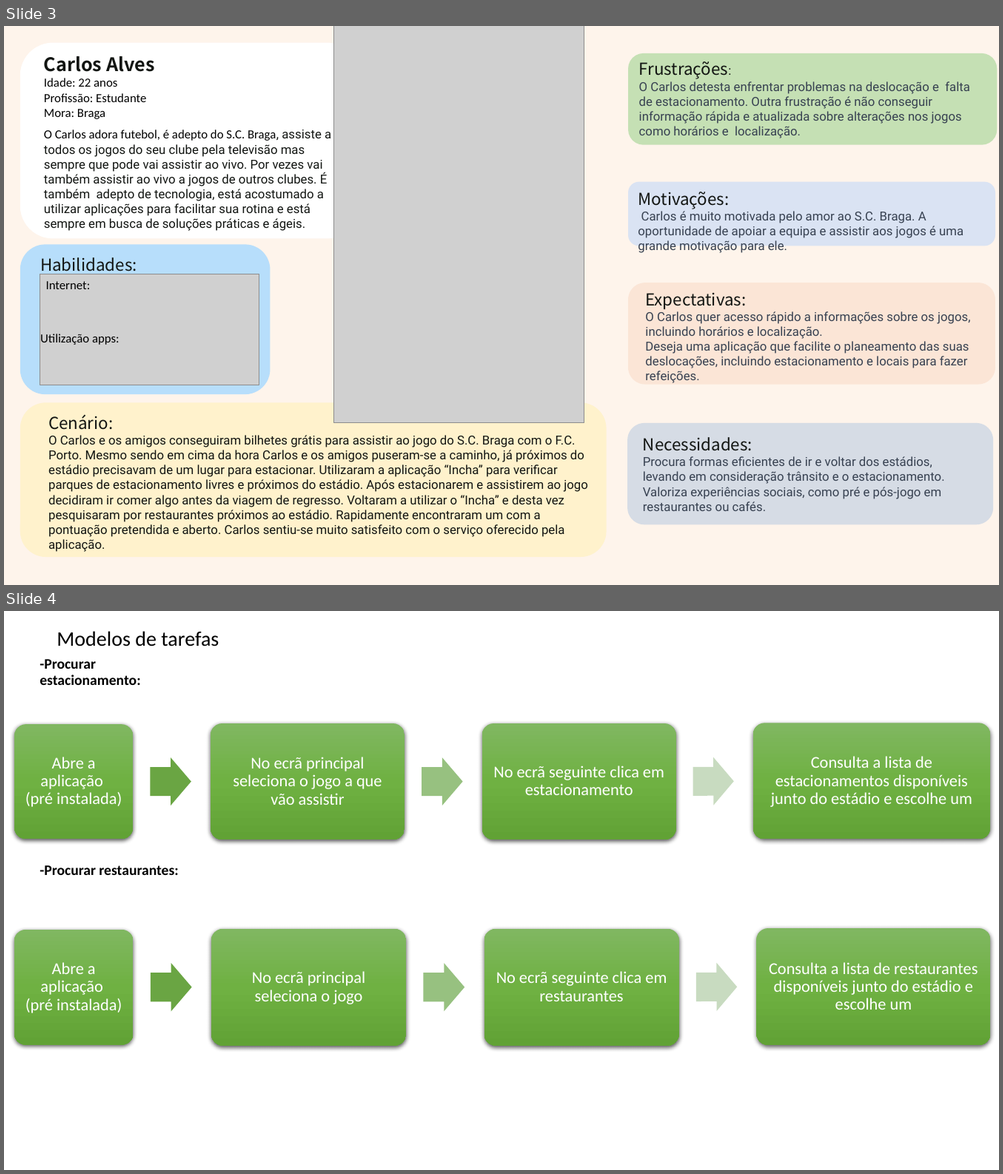
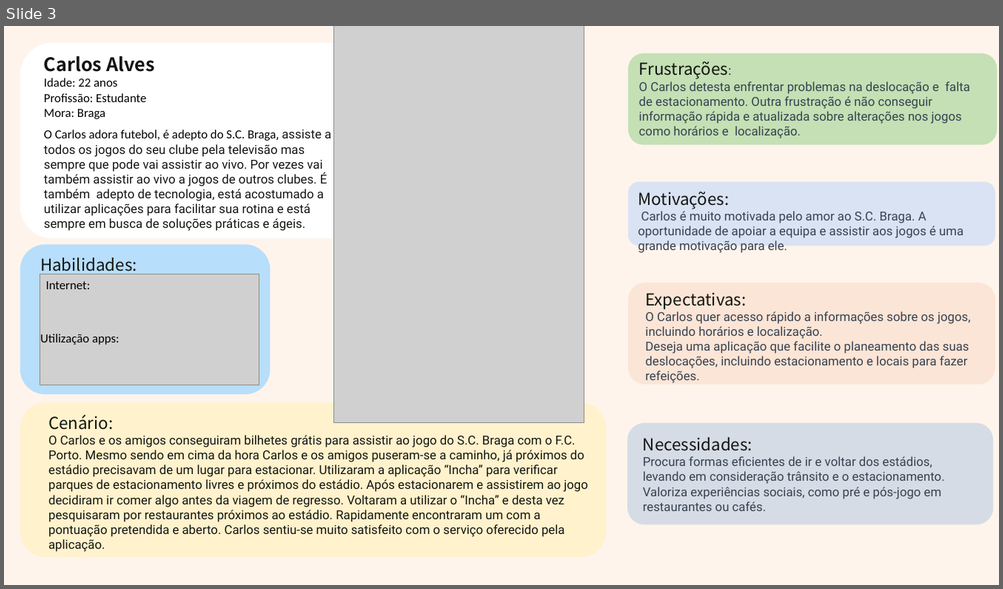
Before and after one commit to oPedroGomes/Desenvolvimento-de-Interfaces-Aplicacionais, a slide deck: 5 Personas/Personas.pptx. Shown one above the other, each under a label of ours: slides 3 and 4 before the commit, slide 3 after it. The pictures are 1003x1174 and 1003x589 pixels, drawn with LibreOffice and Linux fonts; fonts in the diff are those of the drawing; grey boxes stand for pictures. Boxes give left, top, right and bottom in pixels: in the first picture for what was removed or moved away, otherwise in the second. Text is boxed around its words. In the diff, an @@ line names an element or a change of style, - is before the commit and + after.

```diff
--- a/5 Personas/Personas.pptx
+++ b/5 Personas/Personas.pptx
@@ slide 4 removed at [4,611,999,1170], background #FFFFFF @@
@@ text removed at [57,631,219,647] @@
-Modelos de tarefas
@@ text removed at [40,659,140,685] @@
--Procurar estacionamento:
@@ group removed at [14,723,990,840]: 4 rounded rectangles, 4 texts, 3 right arrows @@
-Abre a aplicação
-(pré instalada)
-No ecrã principal seleciona o jogo a que vão assistir
-No ecrã seguinte clica em estacionamento
-Consulta a lista de estacionamentos disponíveis junto do estádio e escolhe um
@@ title removed at [40,866,178,875] @@
--Procurar restaurantes:
@@ group removed at [14,929,990,1046]: 4 rounded rectangles, 4 texts, 3 right arrows @@
-Abre a aplicação
-(pré instalada)
-No ecrã principal seleciona o jogo
-No ecrã seguinte clica em restaurantes
-Consulta a lista de restaurantes disponíveis junto do estádio e escolhe um
```
Also in this commit, not shown: 1 slide changed, 2 slides added, 1 other slide removed, 6 other files.
